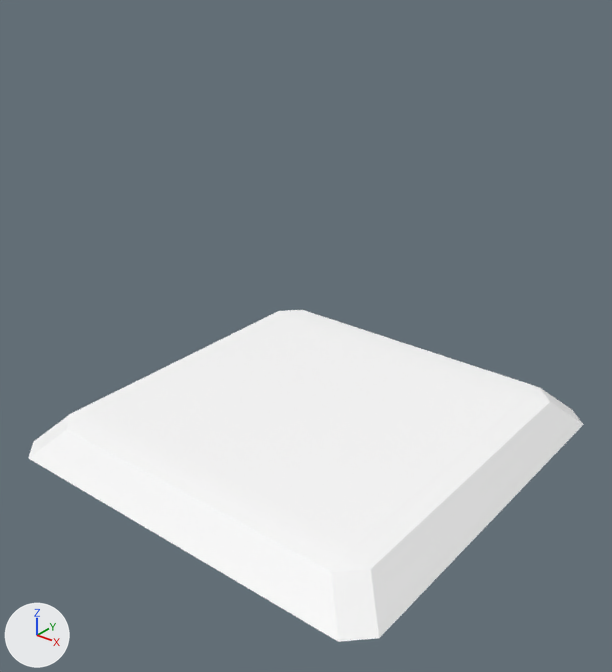
The Blender file Code&Go/Assets/Models/door.blend: old version first, new version second.
Rendered twice from a camera (50 mm lens) standing at (2.16, -2.75, 1.22) and looking at (0.06, -0.14, -0.4). The axes (+X, +Y, +Z) are drawn at lower left. The lights are the same throughout.
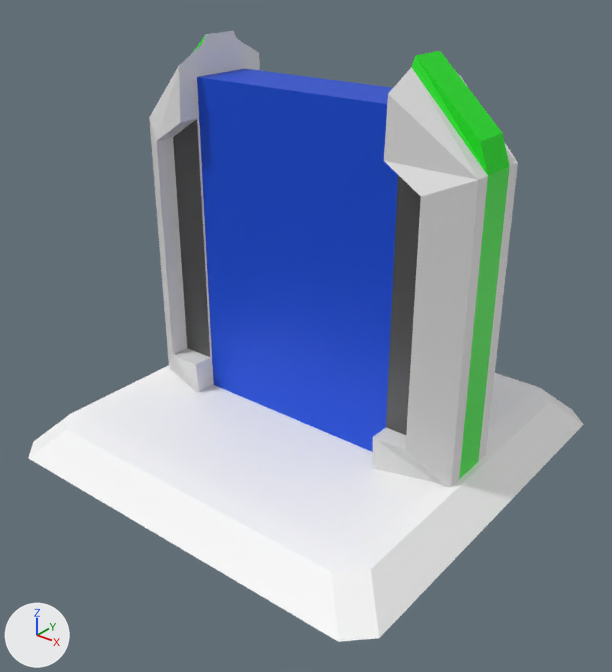
What differs and where, as boxes [x1, y1, x2, y2] in the pictures (612 x 672 px):
'Cube.002', added (blue)
    after: [197, 69, 398, 452]
'Cube.001', added
    after: [149, 31, 518, 487]
    faces in mat_material (white #e7e7e7): [149, 31, 518, 487]
    faces in mat_orb_metal (grey #777777): [173, 119, 421, 435]
    faces in mat_material_003 (green #00e70a): [193, 36, 510, 479]

The change, as a list of edits to the scene's bpy script:
```text
Add mat_material_001:
    mat_material_001 = principled_material('Material.001')
    mat_material_001.base_color = (0.0, 0.0801, 0.8)  # blue #0050e7
    mat_material_001.metallic = 0.322
    mat_material_001.specular_ior_level = 0.657
Add mat_material_003:
    mat_material_003 = principled_material('Material.003')
    mat_material_003.base_color = (0.0, 0.8, 0.00309)  # green #00e70a
Add mat_orb_metal:
    mat_orb_metal = principled_material('Orb_Metal')
    mat_orb_metal.base_color = (0.183, 0.183, 0.183)  # grey #777777
    mat_orb_metal.metallic = 1.0
Add mat_material:
    mat_material = principled_material('Material')
    mat_material.base_color = (0.8, 0.8, 0.8)  # white #e7e7e7
Add me_cube_003:
    me_cube_003.from_pydata(...)  # a box spanning x -1.0..1.0, y -1.0..1.0, z -1.0..1.0
    me_cube_003.materials.append(mat_material_001)  # blue #0050e7
Add me_cube:
    me_cube.from_pydata(...)  # 88 vertices, 62 faces; spans x -1.0..1.0, y -1.04..1.04, z -1.0..0.94
    # faces by material slot: [46, 10, 4, 2]
    me_cube.materials.append(mat_material)  # white #e7e7e7
    me_cube.materials.append(mat_material_003)  # green #00e70a
    me_cube.materials.append(mat_orb_metal)  # grey #777777
    me_cube.materials.append(mat_material_001)  # blue #0050e7
Add ob_cube_002:
    ob_cube_002 = bpy.data.objects.new('Cube.002', me_cube_003)
    ob_cube_002.location = (0.0, 0.0, -0.127)
    ob_cube_002.scale = (0.624, 0.149, 0.771)
Add ob_cube_001:
    ob_cube_001 = bpy.data.objects.new('Cube.001', me_cube)
    ob_cube_001.location = (0.0, 0.0, 0.0)
    ob_cube_001.scale = (0.834, 0.249, 0.865)
```
